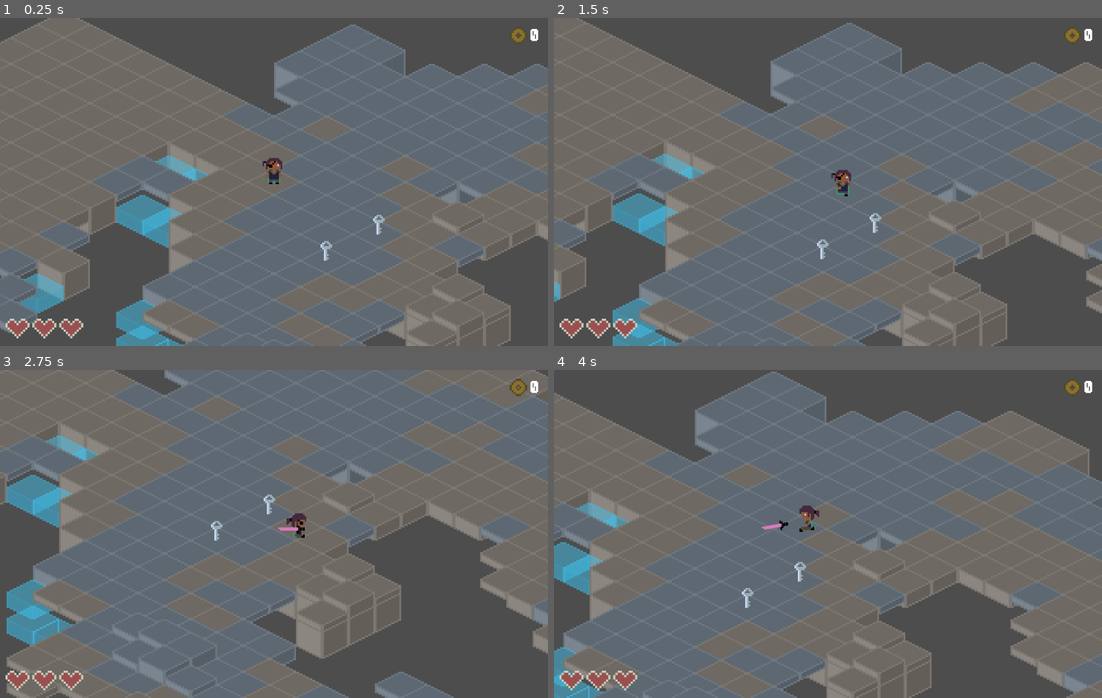
Above: before the commit, frames 1-4 (two rows, left to right).
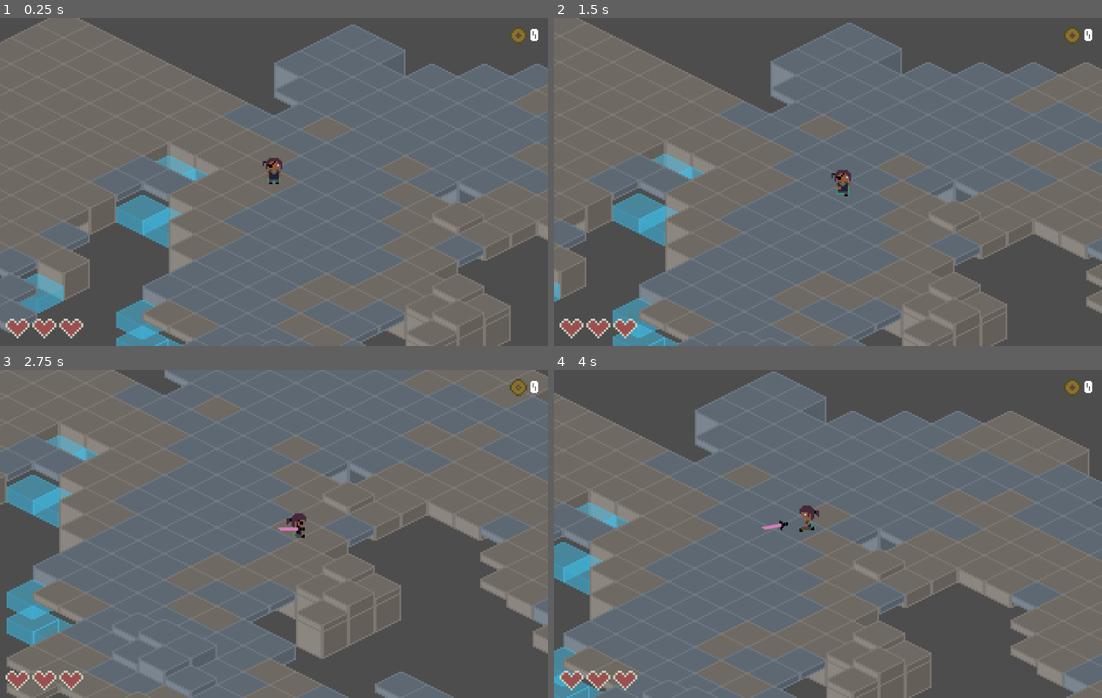
Above: after the commit, the same moments.

Repository: gaboma19/dustership
Game: Godot game, scene res://scenes/levels/echelon/echelon_level_1.tscn
Two runs of this game, one before a commit and one after it. Both use one fixed random seed, a clock stepped at 60 frames per second and the inputs below.
Inputs (mouse positions are in pixels of both pictures, inside the frame that each line leads up to):
- Up to frame 1 (0.25 s): no input
- Up to frame 2 (1.5 s): tap Enter at 0.5 s; move the mouse to (948, 165) at 0.52 s; press the mouse at (948, 165) at 0.53 s; hold D (move_right) 0.53-1.28 s; move the mouse to (718, 198) at 1.27 s; release the mouse at (718, 198) at 1.28 s; hold S (move_down) from 1.28 s (still down); tap F (interact) at 1.35 s
- Up to frame 3 (2.75 s): move the mouse to (328, 461) at 2.02 s; release S (move_down) at 2.03 s; press the mouse at (328, 461) at 2.03 s; hold D (move_right) from 2.03 s (still down)
- Up to frame 4 (4 s): move the mouse to (800, 599) at 2.77 s; release D (move_right) at 2.78 s; release the mouse at (800, 599) at 2.78 s; hold Up (move_up) 2.78-3.53 s; tap F (interact) at 2.85 s; move the mouse to (992, 583) at 3.52 s; press the mouse at (992, 583) at 3.53 s; hold A (move_left) from 3.53 s (still down)

The runs differ from the first frame. In frame 1, 0.1% of the frame differs, in the area x 58-71%, y 60-74%; in frame 2, 0.1%, in the area x 48-60%, y 59-74%; in frame 3, 0.1%; in frame 4, 0.1%.

Commit message:
remove extra keys

Diff:
--- a/scenes/levels/echelon/echelon_level_1.tscn
+++ b/scenes/levels/echelon/echelon_level_1.tscn
@@ -1,10 +1,9 @@
-[gd_scene load_steps=9 format=3 uid="uid://c07831odmeqpn"]
+[gd_scene load_steps=8 format=3 uid="uid://c07831odmeqpn"]
 
 [ext_resource type="Script" path="res://scenes/levels/level.gd" id="1_wi3wv"]
 [ext_resource type="PackedScene" uid="uid://bertbqadela6v" path="res://scenes/ui/end_screen.tscn" id="2_ccxal"]
 [ext_resource type="PackedScene" uid="uid://v8ktvgppf1kf" path="res://scripts/game_camera.tscn" id="3_8drjm"]
 [ext_resource type="PackedScene" uid="uid://h3ca5f5ky04j" path="res://scenes/tilemaps/vinik24_tilemap.tscn" id="6_s6q66"]
-[ext_resource type="PackedScene" uid="uid://2aaiewbv6ie8" path="res://scenes/entities/key/key.tscn" id="7_lsw45"]
 [ext_resource type="PackedScene" uid="uid://dsqd5wjpj1yo6" path="res://scenes/entities/player/april.tscn" id="7_u1034"]
 [ext_resource type="PackedScene" uid="uid://bxorvbg3vlxdk" path="res://scenes/levels/level_transition_area.tscn" id="7_xv1qq"]
 [ext_resource type="PackedScene" uid="uid://ggvy8hstsf8l" path="res://scenes/entities/philo/philo.tscn" id="8_itgs4"]
@@ -52,12 +51,6 @@
 [node name="Philo8" parent="Entities" instance=ExtResource("8_itgs4")]
 position = Vector2(576, 224)
 
-[node name="Key" parent="Entities" instance=ExtResource("7_lsw45")]
-position = Vector2(64, 32)
-
-[node name="Key2" parent="Entities" instance=ExtResource("7_lsw45")]
-position = Vector2(32, 48)
-
 [node name="Foreground" type="Node2D" parent="." groups=["foreground"]]
 z_index = 1
 
